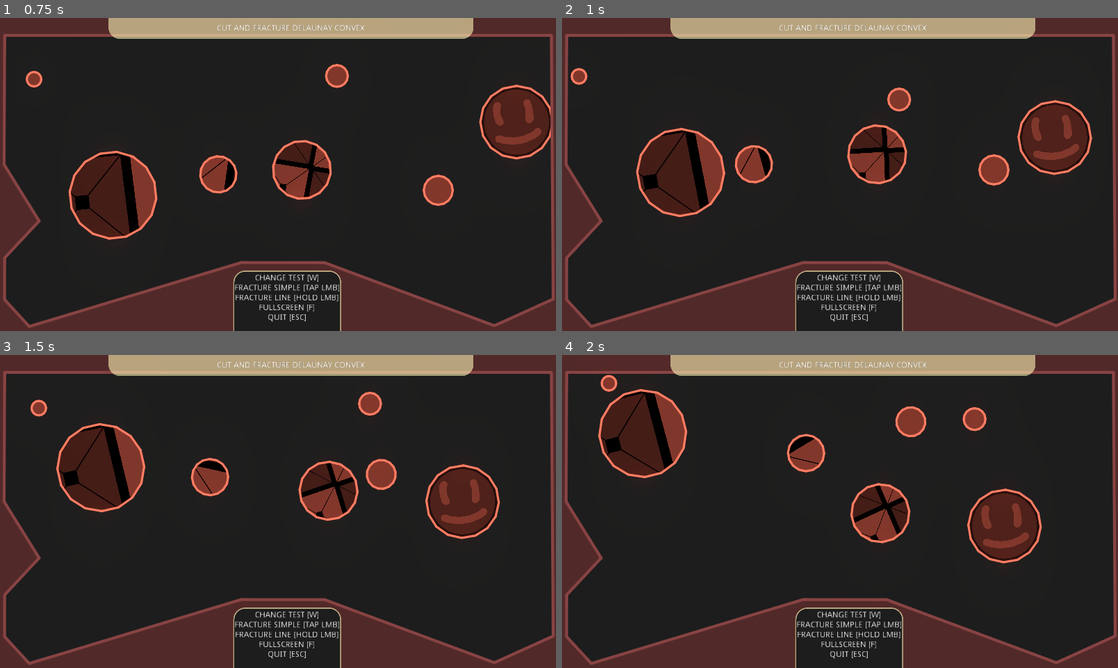
Above: before the commit, frames 1-4 (two rows, left to right).
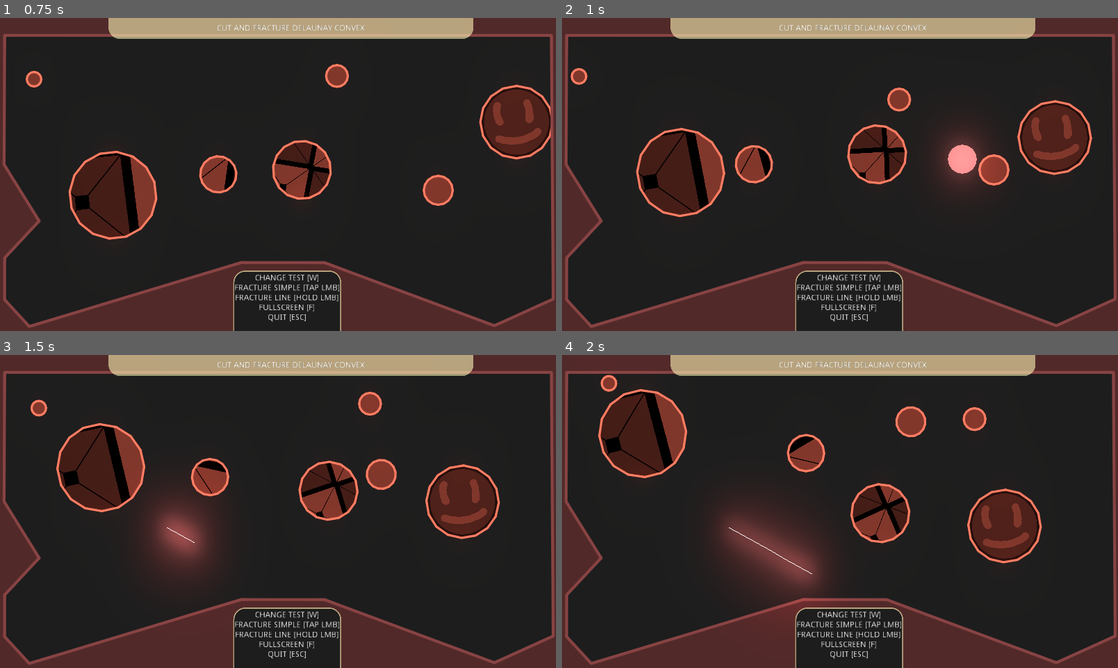
Above: after the commit, the same moments.

Repository: SoloByte/godot-polygon2d-fracture
Game: Godot game, scene res://demo/src/Main.tscn
Two runs of this game, one before a commit and one after it. Both use one fixed random seed, a clock stepped at 60 frames per second and the inputs below.
Inputs (mouse positions are in pixels of both pictures, inside the frame that each line leads up to):
- Up to frame 1 (0.75 s): move the mouse to (400, 158) at 0.52 s; hold S (fracture) from 0.53 s (still down); click (400, 158) at 0.67 s
- Up to frame 2 (1 s): keep holding S (fracture)
- Up to frame 3 (1.5 s): release S (fracture) at 1.25 s; drag from (166, 527) to (250, 574) at 1.27 s
- Up to frame 4 (2 s): no input

Frame 1 is identical in both runs. In frame 2, 1.4% of the frame differs, in the area x 67-77%, y 35-55%; in frame 3, 3.1%; in frame 4, 4.8%, in the area x 27-49%, y 46-80%.

Commit message:
point fracture scene started.

Diff:
--- a/demo/src/CutFracture.gd
+++ b/demo/src/CutFracture.gd
@@ -215,9 +215,9 @@
 
 
 func cutSourcePolygons(cut_pos : Vector2, cut_shape : PoolVector2Array, cut_rot : float, cut_force : float = 0.0, fade_speed : float = 2.0) -> void:
-#	var instance = _pool_cut_visualizer.getInstance()
-#	instance.spawn(cut_pos, fade_speed)
-#	instance.setPolygon(cut_shape)
+	var instance = _pool_cut_visualizer.getInstance()
+	instance.spawn(cut_pos, fade_speed)
+	instance.setPolygon(cut_shape)
 
 	for source in _source_polygon_parent.get_children():
 		var source_polygon : PoolVector2Array = source.get_polygon()
--- /dev/null
+++ b/demo/src/PointFracture.gd
@@ -0,0 +1,169 @@
+extends Node2D
+
+
+
+
+# MIT License
+# -----------------------------------------------------------------------
+#                       This file is part of:
+#                     GODOT Polygon 2D Fracture
+#           https://github.com/SoloByte/godot-polygon2d-fracture
+# -----------------------------------------------------------------------
+# Copyright (c) 2021 David Grueneis
+#
+# Permission is hereby granted, free of charge, to any person obtaining a copy
+# of this software and associated documentation files (the "Software"), to deal
+# in the Software without restriction, including without limitation the rights
+# to use, copy, modify, merge, publish, distribute, sublicense, and/or sell
+# copies of the Software, and to permit persons to whom the Software is
+# furnished to do so, subject to the following conditions:
+#
+# The above copyright notice and this permission notice shall be included in all
+# copies or substantial portions of the Software.
+#
+# THE SOFTWARE IS PROVIDED "AS IS", WITHOUT WARRANTY OF ANY KIND, EXPRESS OR
+# IMPLIED, INCLUDING BUT NOT LIMITED TO THE WARRANTIES OF MERCHANTABILITY,
+# FITNESS FOR A PARTICULAR PURPOSE AND NONINFRINGEMENT. IN NO EVENT SHALL THE
+# AUTHORS OR COPYRIGHT HOLDERS BE LIABLE FOR ANY CLAIM, DAMAGES OR OTHER
+# LIABILITY, WHETHER IN AN ACTION OF CONTRACT, TORT OR OTHERWISE, ARISING FROM,
+# OUT OF OR IN CONNECTION WITH THE SOFTWARE OR THE USE OR OTHER DEALINGS IN THE
+# SOFTWARE.
+
+
+
+
+export(Color) var fracture_body_color
+
+
+
+
+var _cur_fracture_color : Color = fracture_body_color
+var _input_disabled : bool = false
+
+
+
+onready var rigidbody_template = preload("res://demo/src/RigidBody2D.tscn")
+onready var polyFracture := PolygonFracture.new()
+onready var _pool_fracture_shards := $Pool_FractureShards
+onready var _pool_cut_visualizer := $Pool_CutVisualizer
+onready var _source_polygon_parent := $SourceParent
+onready var _rng := RandomNumberGenerator.new()
+
+
+
+
+func _ready() -> void:
+	_rng.randomize()
+
+	var color := Color.white
+	color.s = fracture_body_color.s
+	color.v = fracture_body_color.v
+	color.h = _rng.randf()
+	_cur_fracture_color = color
+	_source_polygon_parent.modulate = _cur_fracture_color
+
+
+
+
+func _input(event: InputEvent) -> void:
+	if _input_disabled: return
+	if event is InputEventMouseButton:
+		if not event.pressed and event.button_index == 1:
+			simpleCut(get_global_mouse_position())
+
+
+
+
+func simpleCut(pos : Vector2) -> void:
+	if _input_disabled: return
+	var cut_shape : PoolVector2Array = PolygonLib.createCirclePolygon(50.0, 1)
+	cutSourcePolygons(pos, cut_shape, 0.0, _rng.randf_range(400.0, 800.0), 2.0)
+	_input_disabled = true
+	set_deferred("_input_disabled", false)
+
+
+func cutSourcePolygons(cut_pos : Vector2, cut_shape : PoolVector2Array, cut_rot : float, cut_force : float = 0.0, fade_speed : float = 2.0) -> void:
+	var instance = _pool_cut_visualizer.getInstance()
+	instance.spawn(cut_pos, fade_speed)
+	instance.setPolygon(cut_shape)
+
+	for source in _source_polygon_parent.get_children():
+		var source_polygon : PoolVector2Array = source.get_polygon()
+		var total_area : float = PolygonLib.getPolygonArea(source_polygon)
+
+		var source_trans : Transform2D = source.get_global_transform()
+		var cut_trans := Transform2D(cut_rot, cut_pos)
+
+		var s_lin_vel := Vector2.ZERO
+		var s_ang_vel : float = 0.0
+		var s_mass : float = 0.0
+
+		if source is RigidBody2D:
+			s_lin_vel = source.linear_velocity
+			s_ang_vel = source.angular_velocity
+			s_mass = source.mass
+
+
+		var cut_fracture_info : Dictionary = polyFracture.cutFracture(source_polygon, cut_shape, source_trans, cut_trans, 5000, 3000, 250, 1)
+
+		if cut_fracture_info.shapes.size() <= 0 and cut_fracture_info.fractures.size() <= 0:
+			continue
+
+		for fracture in cut_fracture_info.fractures:
+			for fracture_shard in fracture:
+				var area_p : float = fracture_shard.area / total_area
+
+				spawnFractureBody(fracture_shard, source.getTextureInfo(), s_mass * area_p)
+
+
+		for shape in cut_fracture_info.shapes:
+			var area_p : float = shape.area / total_area
+			var mass : float = s_mass * area_p
+			var dir : Vector2 = (shape.spawn_pos - cut_pos).normalized()
+
+			call_deferred("spawnRigibody2d", shape, source.modulate, s_lin_vel + (dir * cut_force) / mass, s_ang_vel, mass, cut_pos, source.getTextureInfo())
+
+		source.queue_free()
+
+
+func spawnRigibody2d(shape_info : Dictionary, color : Color, lin_vel : Vector2, ang_vel : float, mass : float, cut_pos : Vector2, texture_info : Dictionary) -> void:
+	var instance = rigidbody_template.instance()
+	_source_polygon_parent.add_child(instance)
+	instance.global_position = shape_info.spawn_pos
+	instance.global_rotation = shape_info.spawn_rot
+	instance.set_polygon(shape_info.centered_shape)
+	instance.modulate = color
+	instance.linear_velocity = lin_vel# + (spawn_pos - cut_pos).normalized() * 50
+	instance.angular_velocity = ang_vel
+	instance.mass = mass
+	instance.setTexture(PolygonLib.setTextureOffset(texture_info, shape_info.centroid))
+
+
+func spawnFractureBody(fracture_shard : Dictionary, texture_info : Dictionary, new_mass : float) -> void:
+	var instance = _pool_fracture_shards.getInstance()
+	if not instance:
+		return
+
+	#fracture shard variant
+	var dir : Vector2 = (fracture_shard.spawn_pos - fracture_shard.source_global_trans.get_origin()).normalized()
+	instance.spawn(fracture_shard.spawn_pos, fracture_shard.spawn_rot, fracture_shard.source_global_trans.get_scale(), _rng.randf_range(0.5, 2.0))
+	instance.setPolygon(fracture_shard.centered_shape, _cur_fracture_color, PolygonLib.setTextureOffset(texture_info, fracture_shard.centroid))
+	instance.setMass(new_mass)
+	instance.addForce(dir * 500.0)
+	instance.addTorque(_rng.randf_range(-2, 2))
+
+	#fracture body variant
+#	instance.spawn(fracture_shard.spawn_pos)
+#	instance.global_rotation = fracture_shard.spawn_rot
+#
+#	if instance.has_method("setPolygon"):
+#		var s : Vector2 = fracture_shard.source_global_trans.get_scale()
+#		instance.setPolygon(fracture_shard.centered_shape, s)
+#
+#	instance.setColor(_cur_fracture_color)
+#
+#	var dir : Vector2 = (fracture_shard.spawn_pos - fracture_shard.source_global_trans.get_origin()).normalized()
+#	instance.linear_velocity = dir * _rng.randf_range(300, 500)
+#	instance.angular_velocity = _rng.randf_range(-1, 1)
+#
+#	instance.setTexture(PolygonLib.setTextureOffset(texture_info, fracture_shard.centroid))
--- /dev/null
+++ b/demo/test-scenes/point-fracture/PointFractureSceneBasic.tscn
@@ -0,0 +1,71 @@
+[gd_scene load_steps=8 format=2]
+
+[ext_resource path="res://demo/test-scenes/test-scene-basic/TestSceneBasic.tscn" type="PackedScene" id=1]
+[ext_resource path="res://pool-manager/Pool2DBasic.tscn" type="PackedScene" id=2]
+[ext_resource path="res://demo/src/FractureShard.tscn" type="PackedScene" id=3]
+[ext_resource path="res://demo/src/RigidBody2D.tscn" type="PackedScene" id=4]
+[ext_resource path="res://demo/src/PointFracture.gd" type="Script" id=5]
+[ext_resource path="res://demo/src/CutShapeVisualizer.tscn" type="PackedScene" id=6]
+
+[sub_resource type="PhysicsMaterial" id=1]
+friction = 0.0
+bounce = 1.0
+
+[node name="PointFractureSceneBasic" instance=ExtResource( 1 )]
+
+[node name="PointFracture" type="Node2D" parent="." index="0"]
+script = ExtResource( 5 )
+fracture_body_color = Color( 0.529412, 0.807843, 0.819608, 1 )
+
+[node name="SourceParent" type="Node2D" parent="PointFracture" index="0"]
+
+[node name="RigidBody2D" parent="PointFracture/SourceParent" index="0" instance=ExtResource( 4 )]
+mass = 500.0
+can_sleep = false
+rand_linear_velocity_range = Vector2( 0, 0 )
+radius = 300.0
+placed_in_level = true
+randomize_texture_properties = false
+
+[node name="Edge" type="StaticBody2D" parent="PointFracture" index="1"]
+modulate = Color( 0.537255, 0.266667, 0.266667, 1 )
+physics_material_override = SubResource( 1 )
+__meta__ = {
+"_editor_description_": ""
+}
+
+[node name="CollisionPolygon2D" type="CollisionPolygon2D" parent="PointFracture/Edge" index="0"]
+polygon = PoolVector2Array( 1888, -928, 1888, 960, 576, 960, 448, 672, -384, 672, -512, 960, -1888, 960, -1888, -928, -1952, -928, -1952, 1120, 1952, 1120, 1952, -1120, -1952, -1088, -1952, -928 )
+
+[node name="Polygon2D" type="Polygon2D" parent="PointFracture/Edge" index="1"]
+color = Color( 0.596078, 0.596078, 0.596078, 1 )
+polygon = PoolVector2Array( 1888, -928, 1888, 960, 576, 960, 448, 672, -384, 672, -512, 960, -1888, 960, -1888, -928, -1952, -928, -1952, 1120, 1952, 1120, 1952, -1120, -1952, -1120, -1952, -928 )
+
+[node name="Line2D" type="Line2D" parent="PointFracture/Edge" index="2"]
+points = PoolVector2Array( -1888, -928, 1888, -928, 1888, 960, 576, 960, 448, 672, -384, 672, -512, 960, -1888, 960, -1888, -928 )
+width = 20.0
+default_color = Color( 1, 1, 1, 1 )
+joint_mode = 2
+begin_cap_mode = 2
+end_cap_mode = 2
+
+[node name="Pool_FractureShards" parent="PointFracture" index="2" instance=ExtResource( 2 )]
+placed_in_level = true
+instance_template = ExtResource( 3 )
+max_amount = 250
+keep_instances_in_tree = true
+
+[node name="Pool_CutVisualizer" parent="PointFracture" index="3" instance=ExtResource( 2 )]
+placed_in_level = true
+instance_template = ExtResource( 6 )
+max_amount = 30
+instantiate_new_on_empty = true
+keep_instances_in_tree = true
+
+[node name="Title" parent="CanvasLayer" index="0"]
+text = "POINT FRACTURE"
+
+[node name="InfoLabel" parent="CanvasLayer" index="1"]
+text = "CHANGE TEST [W]
+FULLSCREEN [F]
+QUIT [ESC]"
Not shown: 9 places in demo/test-scenes/cut-scenes/usable/CutFracture.tscn that only renumber resources
